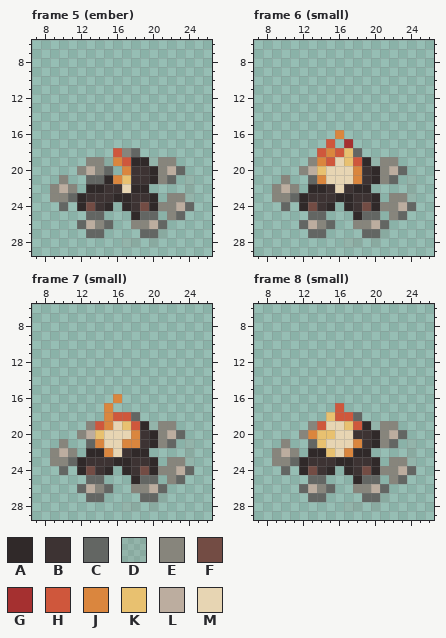
One commit to this pixel-art file: Assets/Sprites/Station/Campfire/Campfire0.aseprite. The first picture shows the starting point.
32x32 pixels, 17 frames. Pixels under 10% opacity are left out. Shown: frame 5 (ember): x 7..26, y 6..29; frame 6 (small): x 7..26, y 6..29; frame 7 (small): x 7..26, y 6..29; frame 8 (small): x 7..26, y 6..29. The commit also changed other frames, which this record leaves out.
Visible layers, top first: "Fire", "Wood", "Stone", "Shadow".
Palette (. is transparent): A #302929  B #3d3333  C #636663  D #87857c2e  E #87857c  F #734c44  G #a53030  H #cf573c  J #da863e  K #e8c170  L #bcad9f  M #e7d5b3
Pixels before, frame 5 (ember), first column x 9:
18 .......HEC......
19 ....EEDJHAADEE..
20 ...ELEC.JBBAELC.
21 .E..CCAJKBBAEC.D
22 ELE.AABBMAA....D
23 EECABBBAABBA.EED
24 .C.AFBA.ABFAEELC
25 ....CC...ACC.EC.
26 ...CLEC..EELC...
27 ....CC....CCD...
28 ........DD.D....
Pixels before, frame 6 (small), first column x 9:
16 .......J........
17 ......H.G.......
18 .....HJHKC......
19 ....EJHMKHADEE..
20 ...ELKMMMJBAELC.
21 .E..CJMMMJBAEC.D
22 ELE.AABMBAA....D
23 EECABBBAABBA.EED
24 .C.AFBA.ABFAEELC
25 ....CC...ACC.EC.
26 ...CLEC..EELC...
27 ....CC....CCD...
28 ........DD.D....
Pixels before, frame 7 (small), first column x 9:
16 .......J........
17 ......J.........
18 ......JHHC......
19 ....EHJMKHADEE..
20 ...ELKMMMJBAELC.
21 .E..CJMMJJBAEC.D
22 ELE.AAJMBAA....D
23 EECABBBAABBA.EED
24 .C.AFBA.ABFAEELC
25 ....CC...ACC.EC.
26 ...CLEC..EELC...
27 ....CC....CCD...
28 ........DD.D....
Pixels before, frame 8 (small), first column x 9:
17 .......H........
18 ......KHHC......
19 ....EHMMKHADEE..
20 ...EJKKMMBBAELC.
21 .E..CKMMMJBAEC.D
22 ELE.AAKMJAA....D
23 EECABBBAABBA.EED
24 .C.AFBA.ABFAEELC
25 ....CC...ACC.EC.
26 ...CLEC..EELC...
27 ....CC....CCD...
28 ........DD.D....
And afterwards:
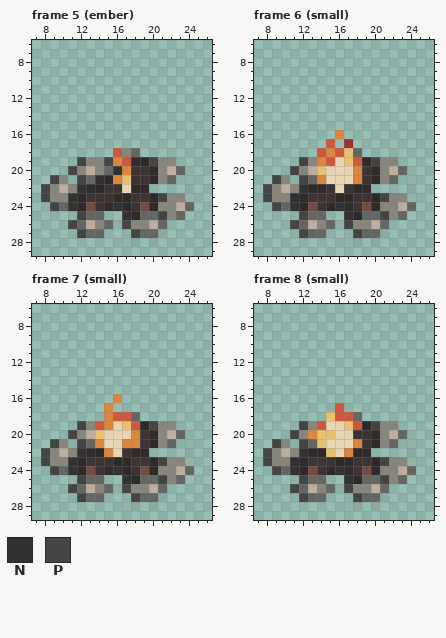
Colours new in this view: N #323232  P #434443
Diff:
Frame 5 (ember), layers "Wood", "Stone":
Colour N is added in row 20 at x 16; in row 22 at x 12; in row 24 at x 11 and 16; in row 25 at x 17.
Colour N replaces colour C in row 21 at x 14; in row 23 at x 11.
Colour P is added in row 19 at x 12; in row 20 at x 11; in row 21 at x 9 and 12; in row 22 at x 8; in row 23 at x 8 and 21; in row 24 at x 9.
Colour P is added in row 25 at x 12 and 21; in row 26 at x 11 and 17; in row 27 at x 12 and 18.
Colour P replaces colour D in row 19 at x 15 and 20.
Frame 6 (small), layers "Wood", "Stone":
Colour N is added in row 22 at x 12; in row 24 at x 11 and 16; in row 25 at x 17.
Colour N replaces colour C in row 23 at x 11.
Colour P is added in row 19 at x 12; in row 20 at x 11; in row 21 at x 9 and 12; in row 22 at x 8; in row 23 at x 8 and 21; in row 24 at x 9.
Colour P is added in row 25 at x 12 and 21; in row 26 at x 11 and 17; in row 27 at x 12 and 18.
Colour P replaces colour D in row 19 at x 20.
Frame 7 (small), layers "Wood", "Stone": the same change as frame 6 (small)
Frame 8 (small), layers "Wood", "Stone": the same change as frame 6 (small)
Changed places in both pictures, as pixel boxes (x1, y1, x2, y2):
changed: (41, 157, 167, 238)
changed: (263, 157, 308, 238)
changed: (335, 157, 389, 238)
changed: (41, 421, 86, 502)
changed: (113, 421, 167, 502)
changed: (263, 421, 308, 502)
changed: (335, 421, 389, 502)
